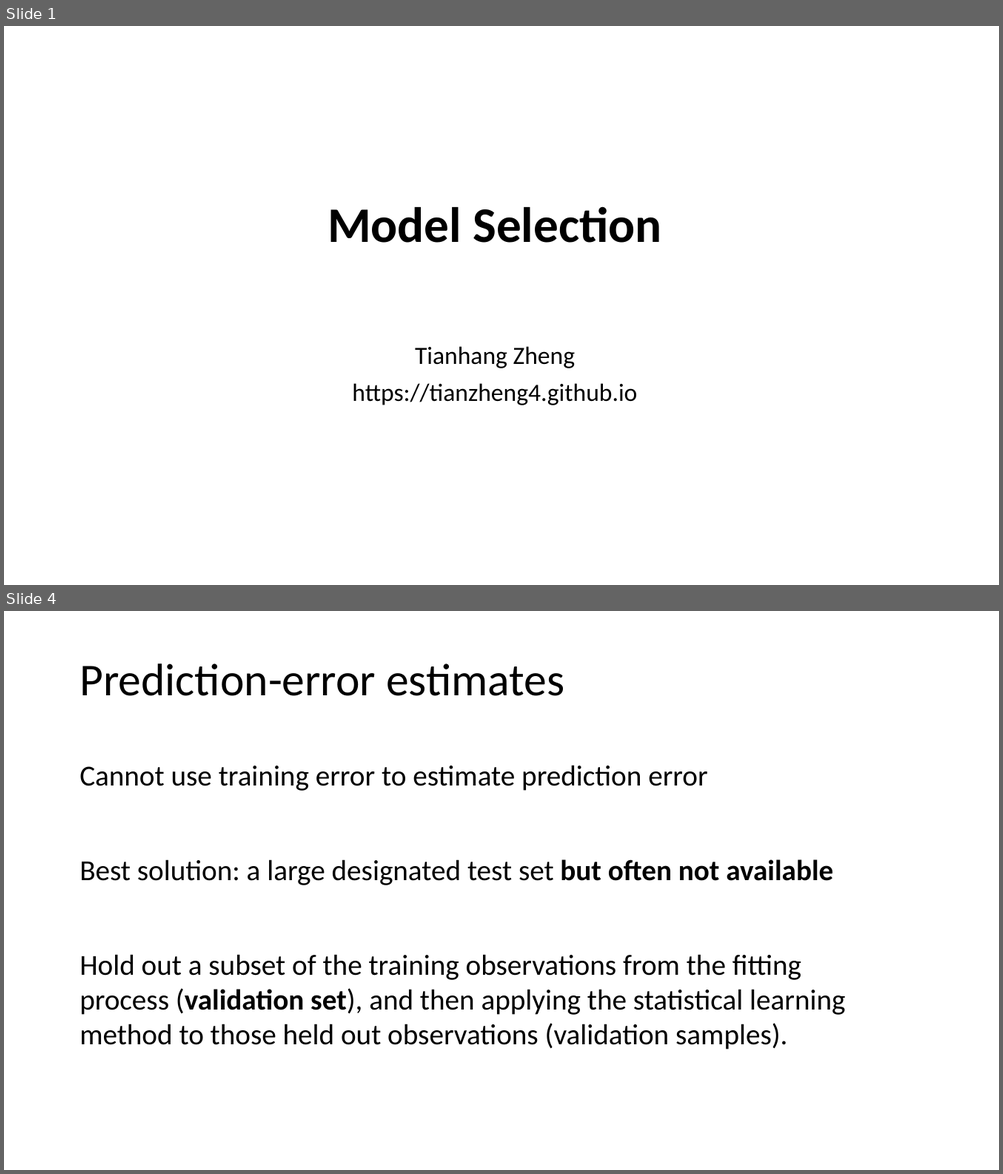
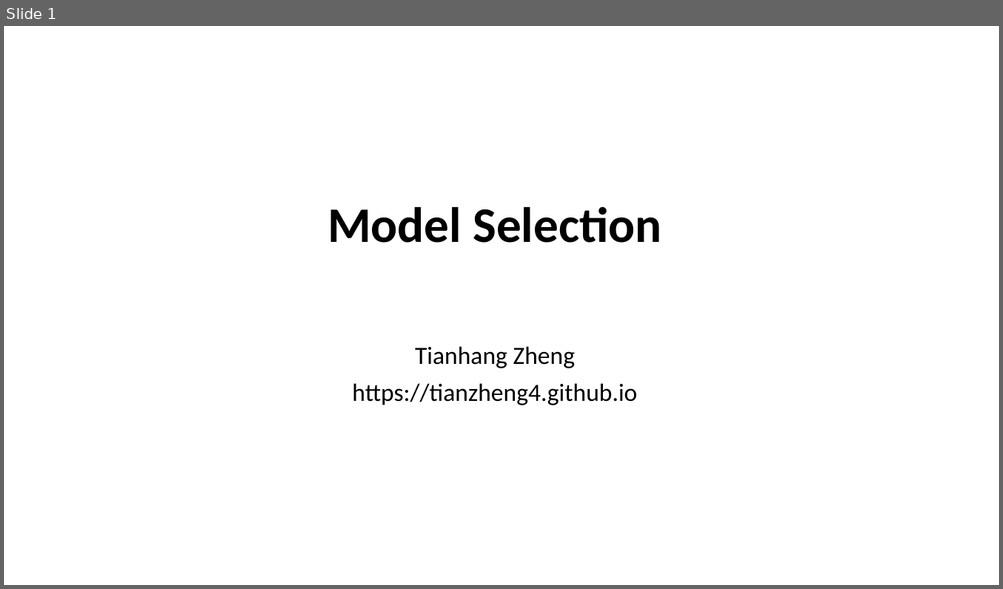
Before and after one commit to tianzheng4/tianzheng4.github.io, a slide deck: _umkc-teaching/slides/Lecture7.pptx. Shown one above the other, each under a label of ours: slides 1 and 4 before the commit, slide 1 after it; the slides between them are not shown. The pictures are 1003x1174 and 1003x589 pixels, drawn with LibreOffice and Linux fonts; fonts in the diff are those of the drawing. Boxes give left, top, right and bottom in pixels: in the first picture for what was removed or moved away, otherwise in the second. Text is boxed around its words. In the diff, an @@ line names an element or a change of style, - is before the commit and + after.

```diff
--- a/_umkc-teaching/slides/Lecture7.pptx
+++ b/_umkc-teaching/slides/Lecture7.pptx
@@ slide 4 removed at box(4, 611, 999, 1170), background #FFFFFF @@
@@ title removed at box(79, 664, 564, 696) @@
-Prediction-error estimates
@@ text removed at box(79, 765, 707, 791) @@
-Cannot use training error to estimate prediction error
@@ text removed at box(79, 860, 833, 886) @@
-Best solution: a large designated test set but often not available
@@ text removed at box(79, 954, 845, 1050) @@
-Hold out a subset of the training observations from the fitting process (validation set), and then applying the statistical learning method to those held out observations (validation samples).
```
Also in this commit, not shown: 2 slides added, 14 other slides removed, 1 other file.
